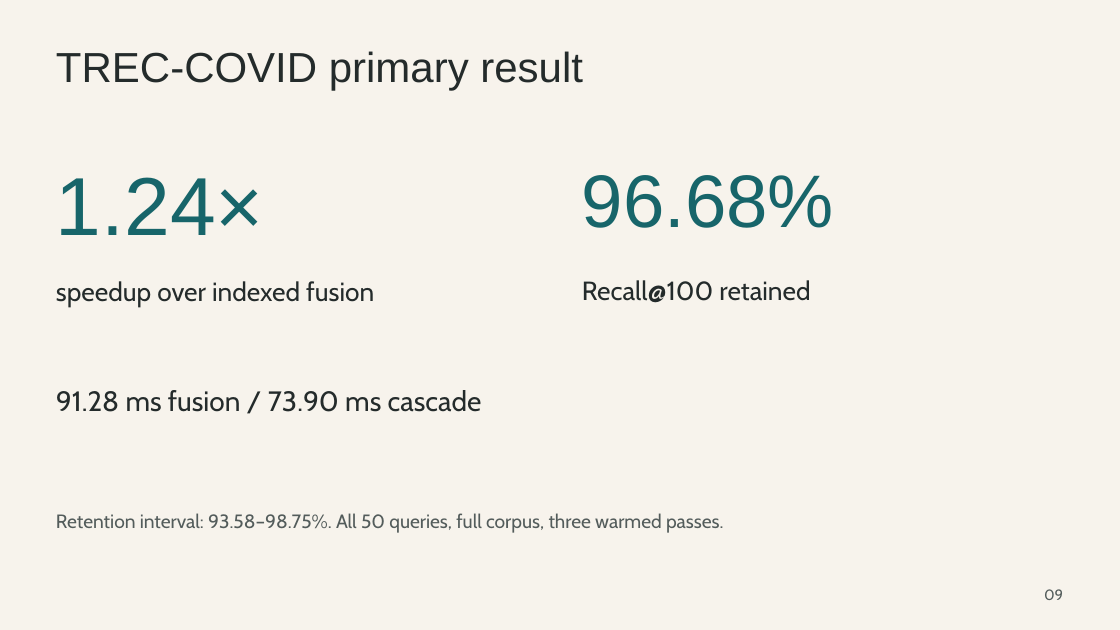
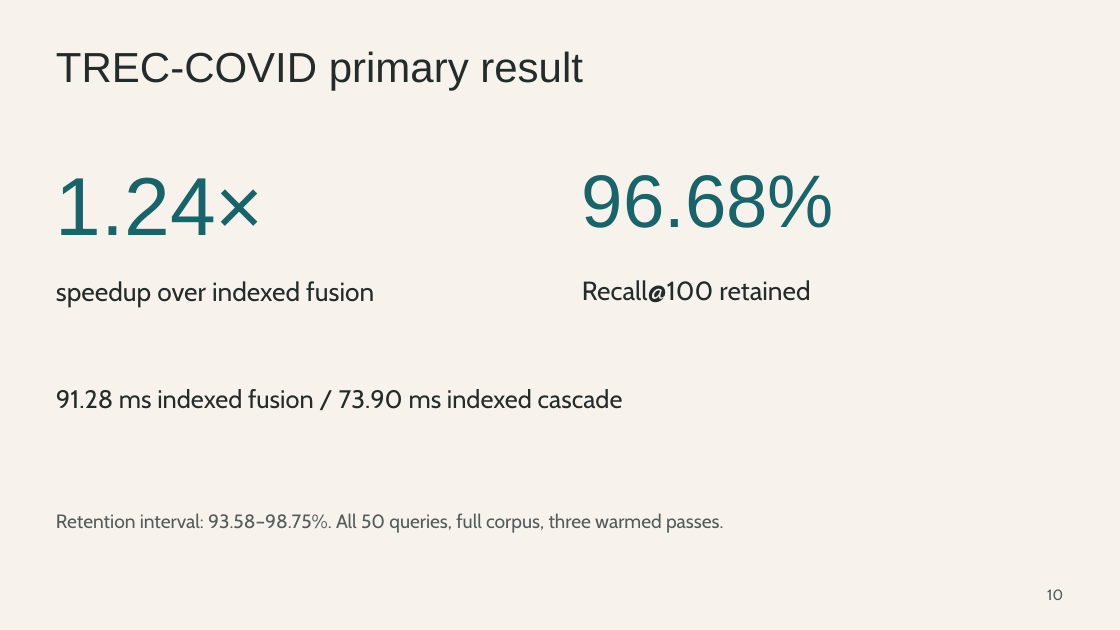
Before and after one commit to aliomar139/rag-research, a slide deck: slide 10 of docs/submission/research_presentation.pptx (slide 9 before the commit). Drawn at 1120x630 pixels with LibreOffice and Linux fonts; fonts in the diff are those of the drawing. Boxes give left, top, right and bottom in pixels: in the first picture for what was removed or moved away, otherwise in the second. Text is boxed around its words. In the diff, an @@ line names an element or a change of style, - is before the commit and + after.

```diff
--- a/docs/submission/research_presentation.pptx
+++ b/docs/submission/research_presentation.pptx
@@ text at (56, 389, 623, 409): text changed; size 24 to 21.8 pt @@
-91.28 ms fusion / 73.90 ms cascade
+91.28 ms indexed fusion / 73.90 ms indexed cascade
@@ text at (1047, 589, 1063, 600): text changed @@
-09
+10
```
Also in this commit, not shown: 18 other slides changed, 2 slides added, 1 slide removed, 16 other files.
